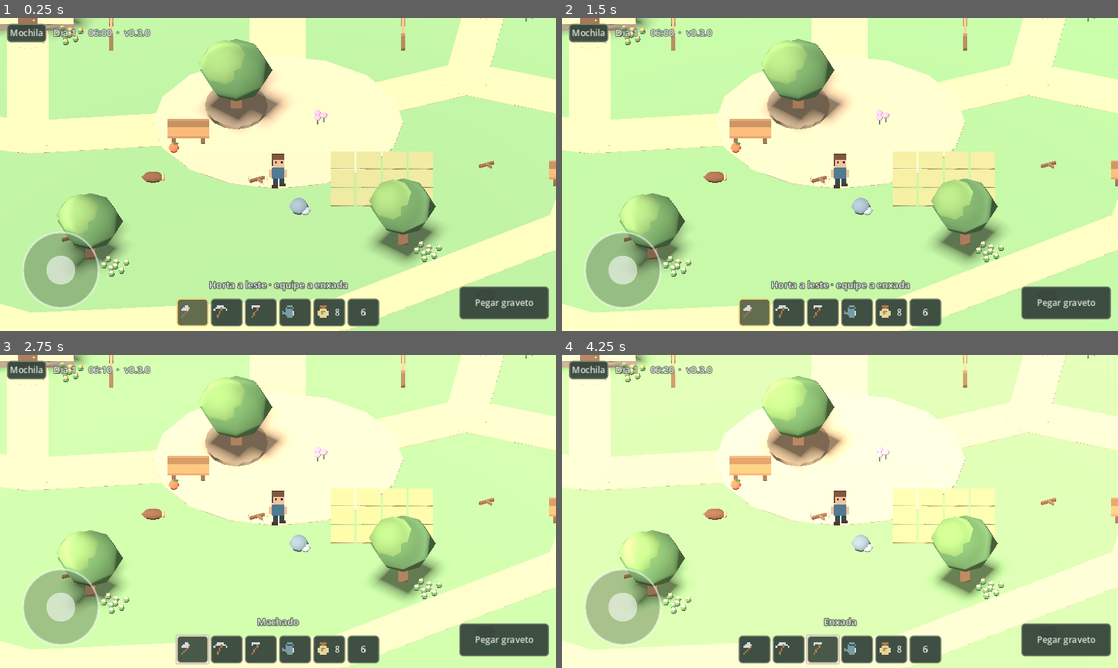
Above: before the commit, frames 1-4 (two rows, left to right).
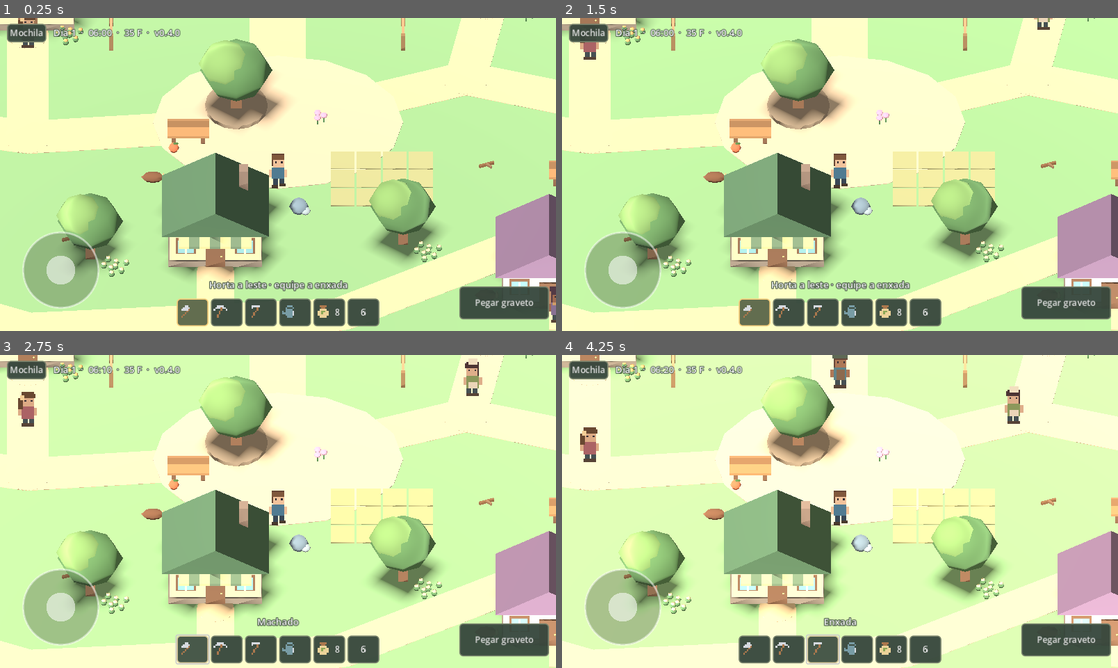
Above: after the commit, the same moments.

Repository: arthurkarger/Evergrove-project
Game: Godot game, scene res://main.tscn
The game is run twice, just before and just after one commit, with the same random seed, the same clock (stepped at 60 frames per second) and the same inputs.
Inputs (mouse positions are in pixels of both pictures, inside the frame that each line leads up to):
- Up to frame 1 (0.25 s): no input
- Up to frame 2 (1.5 s): click "Mochila" at 0.5 s; click "Fechar" at 1.25 s
- Up to frame 3 (2.75 s): click (194, 649) at 2.02 s
- Up to frame 4 (4.25 s): click (789, 649) at 2.77 s; click (823, 649) at 3.52 s

The runs differ from the first frame. In frame 1, 11% of the frame differs, in the area x 3-100%, y 0-100%; in frame 2, 11%; in frame 3, 11%; in frame 4, 12%.

Commit message:
Evergrove 0.4.0 — Village Life: neighbors, interiors, friendship and village market

Diff:
--- a/backpack.gd
+++ b/backpack.gd
@@ -58,3 +58,20 @@
 		var old = slots[b]
 		slots[b] = slots[a]
 		slots[a] = old
+
+func quantity(id: String) -> int:
+	var total := 0
+	for item in slots:
+		if item != null and item.id == id: total += int(item.n)
+	return total
+
+func remove_items(id: String, amount: int) -> bool:
+	if quantity(id) < amount: return false
+	for i in range(SIZE-1,-1,-1):
+		if slots[i] == null or slots[i].id != id: continue
+		var take := mini(amount,int(slots[i].n))
+		slots[i].n -= take
+		amount -= take
+		if slots[i].n == 0: slots[i] = null
+		if amount == 0: break
+	return true
--- a/homestead.gd
+++ b/homestead.gd
@@ -18,6 +18,9 @@
 var materials := {}
 var target := -1 # Plots first, then forage sites.
 var saved_position := Vector3(0,0.5,6)
+var social := preload("res://social.gd").new()
+var room := -1
+var room_pos := Vector2(0,2.2)
 var save_failed := false
 
 func _ready() -> void:
@@ -196,7 +199,7 @@
 	return message
 
 func save_progress(pos: Vector3) -> void:
-	var data := {"version":1,"pos":[pos.x,pos.z],"slots":bag.slots,"quick":bag.selected,"day":day,"clock":clock,"plots":plots,"dormant":dormant}
+	var data := {"version":1,"pos":[pos.x,pos.z],"slots":bag.slots,"quick":bag.selected,"day":day,"clock":clock,"plots":plots,"dormant":dormant,"coins":social.coins,"friends":social.friends,"room":room,"local":[room_pos.x,room_pos.y]}
 	var f := FileAccess.open(SAVE+".tmp",FileAccess.WRITE)
 	save_failed = true
 	if f == null: return
@@ -220,6 +223,11 @@
 		if not p is Dictionary or not p.has_all(["soil","water","growth"]): return
 		p.growth = clampi(int(p.growth),-1,2)
 	if not data.get("pos") is Array or data.pos.size()!=2: return
+	social.coins = maxi(0,int(data.get("coins",35)))
+	social.friends = data.get("friends",{})
+	room = clampi(int(data.get("room",-1)),-1,5)
+	var local: Array = data.get("local",[0,2.2])
+	room_pos = Vector2(clampf(local[0],-3.6,3.6),clampf(local[1],-2.7,2.7))
 	bag.slots = data.slots
 	bag.selected = clampi(int(data.get("quick",0)),0,Bag.QUICK-1)
 	day = maxi(1,int(data.get("day",1)))
--- a/main.gd
+++ b/main.gd
@@ -14,6 +14,10 @@
 var sky := Environment.new()
 var autosave := 0.0
 var ui_elapsed := 0.0
+var town := preload("res://neighbors.gd").new()
+var village_menu := preload("res://village_menu.gd").new()
+var focus_kind := ""
+var focus_index := -1
 var initialized := false
 
 func make_sprite(step: int) -> ImageTexture:
@@ -82,6 +86,15 @@
 	hud.use_requested.connect(use_item)
 	hud.bag_toggled.connect(toggle_bag)
 	hud.moved.connect(move_item)
+	add_child(town)
+	add_child(village_menu)
+	village_menu.build(self)
+	village_menu.closed.connect(close_social)
+	village_menu.changed.connect(social_changed)
+	if life.room>=0:
+		player.position = town.origin(life.room)+Vector3(life.room_pos.x,0.51,life.room_pos.y)
+		camera.position = player.position+Vector3(0,10,10)
+	town.step(0,game_hour(),life.room)
 	initialized = true
 	update_world_ui()
 	if not FileAccess.file_exists(life.SAVE):
@@ -109,8 +122,45 @@
 		save_game()
 		update_world_ui()
 
+func game_hour() -> int:
+	return posmod(6+floori(life.clock/life.DAY_SECONDS*24),24)
+
+func social_changed() -> void:
+	hud.refresh()
+	save_game()
+	update_world_ui()
+
+func close_social() -> void:
+	hud.visible = true
+	toggle_bag(false)
+
+func interact_focus() -> void:
+	match focus_kind:
+		"person","shop":
+			toggle_bag(true)
+			hud.visible = false
+			if focus_kind=="shop": village_menu.open_shop()
+			else: village_menu.open_person(focus_index,game_hour())
+		"door","exit":
+			if life.room<0:
+				life.room = focus_index
+				player.position = town.origin(life.room)+Vector3(0,0.52,2.25)
+			else:
+				player.position = town.outdoor(town.DOORS[life.room])+Vector3(0,0.52,0.55)
+				life.room = -1
+			player.velocity = Vector3.ZERO
+			camera.position = player.position+Vector3(0,10,10)
+			town.step(0,game_hour(),life.room)
+			update_world_ui()
+			save_game()
+
 func use_item() -> void:
-	if hud.shade.visible: return
+	if hud.shade.visible or village_menu.shade.visible: return
+	update_world_ui()
+	if focus_kind!="":
+		interact_focus()
+		return
+	if life.room>=0: return
 	life.find_target(player.position)
 	if life.target < 0: return
 	var message := life.interact()
@@ -121,6 +171,11 @@
 
 func _input(event: InputEvent) -> void:
 	if not initialized or not event is InputEventKey or not event.pressed or event.echo: return
+	if village_menu.shade.visible:
+		if event.keycode in [KEY_ESCAPE,KEY_E,KEY_I]:
+			village_menu.close()
+			get_viewport().set_input_as_handled()
+		return
 	match event.keycode:
 		KEY_I, KEY_TAB: hud.toggle()
 		KEY_ESCAPE:
@@ -137,10 +192,47 @@
 	life.find_target(player.position)
 	hud.action.text = life.prompt()
 	hud.action.disabled = life.target < 0
+	focus_kind = ""
+	focus_index = -1
+	var best := 1.85
+	if life.room>=0:
+		hud.action.text = "Interagir"
+		hud.action.disabled = true
+		life.marker.hide()
+		var local := player.position-town.origin(life.room)
+		if Vector2(local.x,local.z-2.8).length()<1.45:
+			focus_kind = "exit"
+			hud.action.text = "Sair"
+			best = Vector2(local.x,local.z-2.8).length()
+		if life.room==5 and absf(local.x)<2.6 and local.z<0.65:
+			focus_kind = "shop"
+			hud.action.text = "Abrir armazém"
+	else:
+		if life.target>=0:
+			best = Vector2(player.position.x-life.marker.position.x,player.position.z-life.marker.position.z).length()
+		for i in town.DOORS.size():
+			var distance := Vector2(player.position.x,player.position.z).distance_to(town.DOORS[i])
+			if distance<best:
+				best = distance
+				focus_index = i
+				focus_kind = "door"
+				hud.action.text = "Armazém" if i==5 else "Casa de "+str(life.social.PEOPLE[i][0])
+	for i in town.actors.size():
+		var actor := town.actors[i]
+		if not actor.visible: continue
+		var distance := Vector2(actor.position.x-player.position.x,actor.position.z-player.position.z).length()
+		if distance<best:
+			best = distance
+			focus_kind = "person"
+			focus_index = i
+			hud.action.text = "Falar · "+str(life.social.PEOPLE[i][0])
+	if focus_kind!="":
+		hud.action.disabled = false
+		life.marker.hide()
 	var phase := life.clock / life.DAY_SECONDS
 	var hours := posmod(6+floori(phase*24),24)
 	var minutes := floori(fmod(phase*24,1.0)*6)*10
-	hud.clock_label.text = "Dia %d  ·  %02d:%02d  ·  v%s" % [life.day,hours,minutes,ProjectSettings.get_setting("application/config/version")]
+	hud.clock_label.text = "Dia %d  ·  %02d:%02d  ·  %d F  ·  v%s" % [life.day,hours,minutes,life.social.coins,ProjectSettings.get_setting("application/config/version")]
 	var light := smoothstep(-0.36,0.38,sin(phase*TAU))
 	sun.light_energy = lerpf(0.12,1.0,light)
 	sky.ambient_light_energy = lerpf(0.48,0.7,light)
@@ -149,7 +241,11 @@
 
 func save_game() -> void:
 	if initialized:
-		life.save_progress(player.position)
+		if life.room<0: life.save_progress(player.position)
+		else:
+			var local := player.position-town.origin(life.room)
+			life.room_pos = Vector2(local.x,local.z)
+			life.save_progress(town.outdoor(town.DOORS[life.room]))
 		if life.save_failed: hud.show_note("Falha ao salvar o progresso")
 
 func _notification(what: int) -> void:
@@ -160,8 +256,9 @@
 	save_game()
 
 func _physics_process(delta):
-	if hud.shade.visible: return
+	if hud.shade.visible or village_menu.shade.visible: return
 	var new_day := life.advance(delta)
+	town.step(delta,game_hour(),life.room)
 	autosave += delta
 	if new_day or autosave >= 5.0:
 		save_game()
@@ -179,8 +276,13 @@
 	d = (d+touch).limit_length()
 	player.velocity = Vector3(d.x*4.0,-2,d.y*4.0)
 	player.move_and_slide()
-	player.position.x = clampf(player.position.x,-Village.LIMIT_X,Village.LIMIT_X)
-	player.position.z = clampf(player.position.z,-Village.LIMIT_Z,Village.LIMIT_Z)
+	if life.room<0:
+		player.position.x = clampf(player.position.x,-Village.LIMIT_X,Village.LIMIT_X)
+		player.position.z = clampf(player.position.z,-Village.LIMIT_Z,Village.LIMIT_Z)
+	else:
+		var center := town.origin(life.room)
+		player.position.x = clampf(player.position.x,center.x-3.6,center.x+3.6)
+		player.position.z = clampf(player.position.z,-2.7,2.7)
 	elapsed += delta
 	sprite.texture = textures[int(elapsed*9)%2] if d.length()>0.1 else textures[0]
 	if abs(d.x)>0.1: sprite.flip_h = d.x<0
--- /dev/null
+++ b/neighbors.gd
@@ -0,0 +1,143 @@
+extends Node3D
+
+const Social = preload("res://social.gd")
+const DOORS := [Vector2(-12,-3.8),Vector2(0,-8.8),Vector2(10,-5.8),Vector2(-24,-8.8),Vector2(13,15.2),Vector2(-3,12.3)]
+const POINTS := [Vector2(-12,3),Vector2(0,2),Vector2(9,-1),Vector2(-22,1),Vector2(16,15.2),Vector2(16,9),Vector2(15,1),Vector2(-22,12),Vector2(-12,16),Vector2(3,15),Vector2(-3,14.7)]
+const MORNING := [7,6,13,9,15]
+const AFTERNOON := [12,15,9,12,7]
+const HAIR := ["694832","68483b","4d3635","cbc7b2","533a45"]
+const COATS := ["ab6365","60848a","8c985b","947150","897193"]
+const SKIN := ["ddab85","ae7857","dfae8a","c99170","9f6a51"]
+var graph := AStar2D.new()
+var actors: Array[Sprite3D] = []
+var current: Array[int] = []
+var next: Array[int] = []
+var home: Array[bool] = []
+var rooms: Array[Node3D] = []
+var materials := {}
+var box := BoxMesh.new()
+
+func _ready() -> void:
+	for i in DOORS.size(): graph.add_point(i,DOORS[i])
+	for i in POINTS.size(): graph.add_point(i+6,POINTS[i])
+	for edge in [[0,6],[1,7],[2,8],[3,9],[4,10],[5,16],[6,7],[6,9],[7,8],[8,12],[12,11],[11,10],[9,13],[13,14],[14,16],[16,15],[11,15]]:
+		graph.connect_points(edge[0],edge[1])
+	for i in 6:
+		build_room(i)
+		if i == 5: continue
+		var person := Sprite3D.new()
+		person.texture = portrait(i)
+		person.texture_filter = BaseMaterial3D.TEXTURE_FILTER_NEAREST
+		person.billboard = BaseMaterial3D.BILLBOARD_ENABLED
+		person.pixel_size = 0.075
+		person.position = outdoor(DOORS[i])+Vector3.UP*0.93
+		add_child(person)
+		actors.append(person)
+		current.append(i)
+		next.append(i)
+		home.append(true)
+
+func portrait(i: int) -> ImageTexture:
+	var img := Image.create(16,24,false,Image.FORMAT_RGBA8)
+	img.fill(Color.TRANSPARENT)
+	var hair := Color(HAIR[i])
+	var shirt := Color(COATS[i])
+	var skin := Color(SKIN[i])
+	img.fill_rect(Rect2i(4,2,8,9),hair)
+	img.fill_rect(Rect2i(5,5,7,6),skin)
+	img.fill_rect(Rect2i(4,3,9,3),hair)
+	img.fill_rect(Rect2i(4,11,8,8),shirt)
+	img.fill_rect(Rect2i(2,12,2,5),skin)
+	img.fill_rect(Rect2i(12,12,2,5),skin)
+	for x in [5,9]:
+		img.set_pixel(x+1,7,Color("383137"))
+		img.fill_rect(Rect2i(x,19,3,4),Color("465052"))
+		img.fill_rect(Rect2i(x-1,22,4,2),Color("574337"))
+	match i:
+		0:
+			img.fill_rect(Rect2i(2,6,3,7),hair)
+			img.fill_rect(Rect2i(3,4,3,3),Color("f6cf97"))
+		1:
+			img.fill_rect(Rect2i(3,2,10,3),Color("5e6955"))
+			img.fill_rect(Rect2i(6,12,5,7),Color("8c6a4f"))
+		2:
+			img.fill_rect(Rect2i(5,0,6,4),Color("f2dfbf"))
+			img.fill_rect(Rect2i(5,15,6,4),Color("ebd5b8"))
+		3:
+			img.fill_rect(Rect2i(2,3,12,2),Color("a68452"))
+			img.fill_rect(Rect2i(6,9,5,2),hair)
+		4:
+			img.fill_rect(Rect2i(3,0,5,4),hair)
+			img.fill_rect(Rect2i(5,11,7,2),Color("cf9d68"))
+	return ImageTexture.create_from_image(img)
+
+func outdoor(p: Vector2) -> Vector3:
+	return Vector3(p.x,0,p.y)
+
+func origin(i: int) -> Vector3:
+	return Vector3(120+i*32,0,0)
+
+func furnish(room: Node3D,pos: Vector3,size: Vector3,tint: String,solid := false) -> void:
+	if not materials.has(tint):
+		var mat := StandardMaterial3D.new()
+		mat.albedo_color = Color(tint)
+		materials[tint] = mat
+	var mesh := MeshInstance3D.new()
+	mesh.mesh = box
+	mesh.material_override = materials[tint]
+	mesh.position = pos
+	mesh.scale = size
+	room.add_child(mesh)
+	if solid:
+		var body := StaticBody3D.new()
+		body.position = pos
+		var collision := CollisionShape3D.new()
+		var shape := BoxShape3D.new()
+		shape.size = size
+		collision.shape = shape
+		body.add_child(collision)
+		room.add_child(body)
+
+func build_room(i: int) -> void:
+	var room := Node3D.new()
+	room.position = origin(i)
+	add_child(room)
+	rooms.append(room)
+	var accent := str(Social.PEOPLE[i][4]) if i<5 else "6d8b68"
+	furnish(room,Vector3(0,-0.16,0),Vector3(8.2,0.32,6.4),"bc956e",true)
+	furnish(room,Vector3(0,1.25,-3.15),Vector3(8.2,2.5,0.22),"e8ce9f",true)
+	furnish(room,Vector3(-4,0.55,0),Vector3(0.2,1.1,6.4),"ad8968",true)
+	furnish(room,Vector3(4,0.55,0),Vector3(0.2,1.1,6.4),"ad8968",true)
+	furnish(room,Vector3(0,0.035,1),Vector3(2.5,0.06,2),accent)
+	furnish(room,Vector3(0,1.55,-2.97),Vector3(1.55,1.06,0.12),"95b9b3")
+	furnish(room,Vector3(0,1.55,-2.88),Vector3(0.09,1.06,0.06),"f1dcb8")
+	if i<5:
+		furnish(room,Vector3(-2.5,0.35,-1.3),Vector3(1.55,0.7,2.7),accent,true)
+		furnish(room,Vector3(-2.5,0.77,-2.0),Vector3(1.23,0.17,0.65),"f2dfbe")
+		furnish(room,Vector3(2.8,0.47,-1.5),Vector3(1.25,0.94,1.15),"886748",true)
+	else:
+		furnish(room,Vector3(0,0.49,-1.55),Vector3(4.7,0.98,1.05),"92694b",true)
+		for j in 5:
+			furnish(room,Vector3(j*0.85-1.7,1.16,-1.55),Vector3(0.56,0.34,0.56),["ce965f","a8a775","ab7761","889e93","cfae6f"][j])
+
+func step(delta: float,hour: int,room: int) -> void:
+	for i in actors.size():
+		var goal: int = i if hour>=19 or hour<6 else (MORNING[i] if hour<12 else AFTERNOON[i])
+		var actor := actors[i]
+		if current[i]==next[i] and current[i]!=goal:
+			var path := graph.get_id_path(current[i],goal)
+			next[i] = int(path[1])
+		var indoors := goal==i and current[i]==i and next[i]==i
+		if indoors:
+			actor.position = origin(i)+Vector3(0.8,0.93,-0.55)
+		else:
+			if home[i]: actor.position = outdoor(DOORS[i])+Vector3.UP*0.93
+			var dest := outdoor(graph.get_point_position(next[i]))+Vector3.UP*0.93
+			if next[i]==goal and goal!=i:
+				dest.x += (i-2)*0.32
+			var dx := dest.x-actor.position.x
+			if absf(dx)>0.1: actor.flip_h = dx<0
+			actor.position = actor.position.move_toward(dest,delta*1.6)
+			if actor.position.is_equal_approx(dest): current[i]=next[i]
+		home[i]=indoors
+		actor.visible = (room==i if indoors else room<0)
--- a/project.godot
+++ b/project.godot
@@ -1,7 +1,7 @@
 config_version=5
 [application]
 config/name="Evergrove"
-config/version="0.3.0"
+config/version="0.4.0"
 run/main_scene="res://main.tscn"
 [display]
 window/size/viewport_width=960
--- /dev/null
+++ b/social.gd
@@ -0,0 +1,70 @@
+extends RefCounted
+
+const Bag = preload("res://backpack.gd")
+# Name, favorite gift, order quantity, reward, roof color, morning, afternoon, night, friendship.
+const PEOPLE := [
+	["Lia","flower",2,16,"b76349","As flores abrem antes das janelas. Já viu as do lago?","Guardei as pétalas caídas para tingir uma fita.","Deixei um ramo secando junto da janela.","Separei a flor mais bonita do canteiro para te mostrar."],
+	["Davi","wood",2,20,"597e80","Bati numa tábua e acordei até o pomar.","Escuta esse banco. Madeira boa quase canta.","Guardo o martelo cedo. A vizinhança agradece.","Quando eu fizer outra cadeira, vou tirar a medida da sua varanda."],
+	["Nina","fruit",2,18,"84905d","Provei a primeira fruta. Azedinha, do jeito que gosto!","Uma pitada de sal deixa a fruta ainda mais doce.","Tem compota esfriando no parapeito.","Minha receita leva casca também. Só você sabe disso."],
+	["Bento","stone",2,18,"946e57","O sereno faz os veios das pedras brilharem.","Achei uma pedra lisa. Cabe certinho na palma.","Organizo minhas pedras por lembrança, não por tamanho.","Essa pedrinha azul me lembra o dia em que você chegou."],
+	["Íris","turnip",1,24,"96778c","Abri meu caderno numa folha limpa. O que será que brota hoje?","Desenhei as folhas da horta antes que a luz mudasse.","À noite passo os esboços a limpo.","Quer ver meu caderno? Deixei uma página para a sua horta."]
+]
+const BUY := {"seed":3,"axe":35,"pick":35,"hoe":30,"can":30,"wood":7,"stone":7,"twig":3,"fruit":8,"flower":6}
+const SELL := {"seed":1,"wood":4,"stone":4,"twig":1,"fruit":5,"flower":3,"turnip":12}
+var coins := 35
+var friends := {}
+
+func record(i: int) -> Dictionary:
+	var key := str(i)
+	if not friends.has(key):
+		friends[key] = {"bond":0,"talk":0,"gift":0,"quest":false,"done":0,"visits":0}
+	return friends[key]
+
+func talk(i: int, day: int, hour: int, indoors: bool) -> String:
+	var p: Array = PEOPLE[i]
+	var f := record(i)
+	if f.talk != day:
+		f.talk = day
+		f.bond = mini(100,int(f.bond)+2)
+	f.visits = int(f.visits)+1
+	if f.quest and int(f.visits)%3 == 0: return "Ainda procuro %d × %s. Conseguiu encontrar?" % [p[2],Bag.NAMES[p[1]]]
+	if f.bond >= 20 and int(f.visits)%2 == 0: return p[8]
+	if indoors or hour >= 19 or hour < 7: return p[7]
+	return p[5] if hour < 12 else p[6]
+
+func gift(i: int,bag,day: int) -> String:
+	var f := record(i)
+	if f.gift == day: return "Já recebi seu presente hoje!"
+	var item: String = bag.held()
+	if item.is_empty() or item in Bag.TOOLS: return "Escolha um presente na barra rápida."
+	var favorite: bool = item == PEOPLE[i][1]
+	bag.use_one()
+	f.bond = mini(100,int(f.bond)+(8 if favorite else 4))
+	f.gift = day
+	return "É meu favorito! Como você adivinhou?" if favorite else "Que gentileza. Vou guardar com carinho."
+
+func quest(i: int,bag,day: int) -> String:
+	var f := record(i)
+	var p: Array = PEOPLE[i]
+	if f.done == day: return "Volte amanhã para outro pedido."
+	if not f.quest:
+		f.quest = true
+		return "Combinado! Vou esperar por aqui na vila."
+	if not bag.remove_items(p[1],p[2]): return "Ainda faltam itens para a entrega."
+	f.quest = false
+	f.done = day
+	f.bond = mini(100,int(f.bond)+6)
+	coins += int(p[3])
+	return "Pedido entregue · +%d folhas" % p[3]
+
+func trade(bag,id: String,buying: bool) -> String:
+	var name_text: String = Bag.NAMES[id]
+	if buying:
+		var price: int = BUY[id]
+		if coins < price: return "Folhas insuficientes."
+		if not bag.add(id,1): return "Mochila cheia."
+		coins -= price
+		return "Comprou "+name_text
+	if not bag.remove_items(id,1): return "Você não tem esse produto."
+	coins += int(SELL[id])
+	return "Vendeu "+name_text
--- /dev/null
+++ b/tests/village_life.gd
@@ -0,0 +1,79 @@
+extends SceneTree
+
+var failures := 0
+
+func check(ok: bool,label_text: String) -> void:
+	if not ok:
+		printerr("FAIL: ",label_text)
+		failures += 1
+
+func _initialize() -> void:
+	call_deferred("run")
+
+func run() -> void:
+	var scene := preload("res://main.tscn")
+	var w = scene.instantiate()
+	root.add_child(w)
+	await physics_frame
+	var life = w.life
+	var bag = life.bag
+	var s = life.social
+	check(w.town.actors.size()==5 and w.town.rooms.size()==6,"village population")
+	for tick in 120: w.town.step(0.5,10,-1)
+	for i in 5: check(w.town.current[i]==w.town.MORNING[i],"morning route")
+	for tick in 120: w.town.step(0.5,15,-1)
+	for i in 5: check(w.town.current[i]==w.town.AFTERNOON[i],"afternoon route")
+	for tick in 120: w.town.step(0.5,22,-1)
+	for i in 5: check(w.town.home[i] and not w.town.actors[i].visible,"night return")
+	life.clock=life.DAY_SECONDS*16/24.0
+	for i in 6:
+		w.player.position=w.town.outdoor(w.town.DOORS[i])+Vector3.UP*0.51
+		w.use_item()
+		check(life.room==i,"enter building")
+		if i==0:
+			w.player.position=w.town.origin(i)+Vector3(0.8,0.51,0)
+			w.use_item()
+			check(w.village_menu.shade.visible,"conversation inside")
+			w.village_menu.close()
+		w.player.position=w.town.origin(i)+Vector3(0,0.51,2.4)
+		w.use_item()
+		check(life.room==-1,"leave building")
+	bag.add("flower",3)
+	for i in 24:
+		if bag.slots[i]!=null and bag.slots[i].id=="flower":
+			bag.move_slot(i,5)
+			break
+	bag.selected=5
+	s.gift(0,bag,1)
+	s.gift(0,bag,1)
+	check(bag.quantity("flower")==2 and s.record(0).bond==10,"daily talk and gift")
+	s.quest(0,bag,1)
+	s.quest(0,bag,1)
+	s.quest(0,bag,1)
+	check(s.coins==51 and bag.quantity("flower")==0,"single quest payment")
+	w.player.position=w.town.outdoor(w.town.DOORS[5])+Vector3.UP*0.51
+	w.use_item()
+	w.player.position=w.town.origin(5)+Vector3(0,0.51,0)
+	w.use_item()
+	check(w.village_menu.shade.visible and w.village_menu.resident==-1,"shop counter")
+	w.village_menu.trade("seed")
+	w.village_menu.switch_trade()
+	w.village_menu.trade("seed")
+	w.village_menu.close()
+	check(s.coins==49 and bag.quantity("seed")==8,"buy and sell")
+	w.save_game()
+	var second = scene.instantiate()
+	root.add_child(second)
+	check(second.life.room==5 and second.player.position.distance_to(w.player.position)<0.05,"resume inside")
+	check(second.life.social.coins==49 and second.life.social.record(0).done==1 and second.life.social.record(0).bond==16,"social save")
+	# Load a save in the 0.3 format from an isolated test profile.
+	var old: Dictionary = JSON.parse_string(FileAccess.get_file_as_string(life.SAVE))
+	for key in ["coins","friends","local","room"]: old.erase(key)
+	var file := FileAccess.open(life.SAVE,FileAccess.WRITE)
+	file.store_string(JSON.stringify(old))
+	file.close()
+	var previous = scene.instantiate()
+	root.add_child(previous)
+	check(previous.life.room==-1 and previous.life.social.coins==35 and previous.life.bag.quantity("seed")==8,"0.3 migration")
+	print("Village Life integration failures: ",failures)
+	quit(1 if failures else 0)
--- a/village.gd
+++ b/village.gd
@@ -92,6 +92,14 @@
 	bench(14,6)
 
 func build_homes() -> void:
+	cottage(-24,-11,"946e57","e6cfa8")
+	cottage(13,12.8,"96778c","efd0b5")
+	cottage(-3,10,"577453","f3da9e")
+	for i in 7:
+		piece("box",Vector3(-4.5+i*0.5,2.1,12.1),Vector3(0.5,0.16,0.95),"eac889" if i%2==0 else "788c6a")
+	path_between(Vector2(-3,14.4),Vector2(-3,12.1),1.8)
+	path_between(Vector2(13,15.2),Vector2(16,15.2),1.7)
+	path_between(Vector2(16,15.2),Vector2(16,9),1.7)
 	cottage(-12,-6,"b76349","efd2a2")
 	cottage(0,-11,"597e80","f0d8ab")
 	cottage(10,-8,"84905d","eac398")
--- /dev/null
+++ b/village_menu.gd
@@ -0,0 +1,123 @@
+extends CanvasLayer
+
+signal closed
+signal changed
+
+var world
+var shade := ColorRect.new()
+var heading := Label.new()
+var body := Label.new()
+var options := VBoxContainer.new()
+var scroll := ScrollContainer.new()
+var resident := -1
+var buying := true
+var message := ""
+
+func build(game) -> void:
+	world = game
+	layer = 5
+	add_child(shade)
+	shade.set_anchors_and_offsets_preset(Control.PRESET_FULL_RECT)
+	shade.color = Color("223027b8")
+	var center := CenterContainer.new()
+	shade.add_child(center)
+	center.set_anchors_and_offsets_preset(Control.PRESET_FULL_RECT)
+	var panel := PanelContainer.new()
+	center.add_child(panel)
+	panel.custom_minimum_size = Vector2(415,0)
+	panel.add_theme_stylebox_override("panel",game.hud.panel_style("36493f","c2ae85"))
+	var column := VBoxContainer.new()
+	panel.add_child(column)
+	heading.add_theme_font_size_override("font_size",20)
+	column.add_child(heading)
+	body.autowrap_mode = TextServer.AUTOWRAP_WORD_SMART
+	column.add_child(body)
+	scroll.custom_minimum_size = Vector2(0,210)
+	scroll.horizontal_scroll_mode = ScrollContainer.SCROLL_MODE_DISABLED
+	column.add_child(scroll)
+	scroll.add_child(options)
+	options.size_flags_horizontal = Control.SIZE_EXPAND_FILL
+	var leave := button(column,"Fechar",close)
+	leave.custom_minimum_size.y = 42
+	shade.hide()
+
+func button(container: Control,caption: String,callback: Callable) -> Button:
+	var b := Button.new()
+	world.hud.decorate(b)
+	b.text = caption
+	b.custom_minimum_size.y = 42
+	container.add_child(b)
+	b.pressed.connect(callback)
+	return b
+
+func open_person(i: int,hour: int) -> void:
+	resident = i
+	message = world.life.social.talk(i,world.life.day,hour,world.life.room>=0)
+	show_panel()
+	changed.emit()
+
+func open_shop() -> void:
+	resident = -1
+	buying = true
+	message = "O balcão troca produtos por folhas."
+	show_panel()
+
+func show_panel() -> void:
+	shade.show()
+	scroll.scroll_vertical = 0
+	redraw_menu()
+	options.get_child(0).grab_focus()
+
+func close() -> void:
+	shade.hide()
+	closed.emit()
+
+func redraw_menu() -> void:
+	for child in options.get_children():
+		options.remove_child(child)
+		child.queue_free()
+	var life = world.life
+	var social = life.social
+	var bag = life.bag
+	body.text = message
+	if resident>=0:
+		var p: Array = social.PEOPLE[resident]
+		var f: Dictionary = social.record(resident)
+		heading.text = "%s   ·   ♥ %d/10" % [p[0],floori(float(f.bond)/10)]
+		var held: String = bag.held()
+		var present := button(options,"Presentear · "+("selecione um item" if held.is_empty() else str(bag.NAMES[held])),give)
+		present.disabled = f.gift==life.day or held.is_empty() or held in bag.TOOLS
+		var title := "Entregar" if f.quest else "Aceitar pedido"
+		var order := button(options,"%s · %d %s · %d folhas" % [title,p[2],bag.NAMES[p[1]],p[3]],request)
+		order.disabled = f.done==life.day
+		if order.disabled: order.text = "Pedido concluído hoje"
+	else:
+		heading.text = "Armazém   ·   %d folhas" % social.coins
+		button(options,"Ir para vendas" if buying else "Ir para compras",switch_trade)
+		var prices: Dictionary = social.BUY if buying else social.SELL
+		for id in prices:
+			var label_text := "%s %s · %d F   (%d na mochila)" % ["Comprar" if buying else "Vender",bag.NAMES[id],prices[id],bag.quantity(id)]
+			var b := button(options,label_text,trade.bind(id))
+			b.disabled = social.coins<int(prices[id]) if buying else bag.quantity(id)==0
+
+func give() -> void:
+	message = world.life.social.gift(resident,world.life.bag,world.life.day)
+	finish()
+
+func request() -> void:
+	message = world.life.social.quest(resident,world.life.bag,world.life.day)
+	finish()
+
+func trade(id: String) -> void:
+	message = world.life.social.trade(world.life.bag,id,buying)
+	finish()
+
+func switch_trade() -> void:
+	buying = not buying
+	message = "Compras" if buying else "Vendas"
+	scroll.scroll_vertical = 0
+	redraw_menu()
+
+func finish() -> void:
+	changed.emit()
+	redraw_menu()
Not shown, changed: export_presets.cfg
